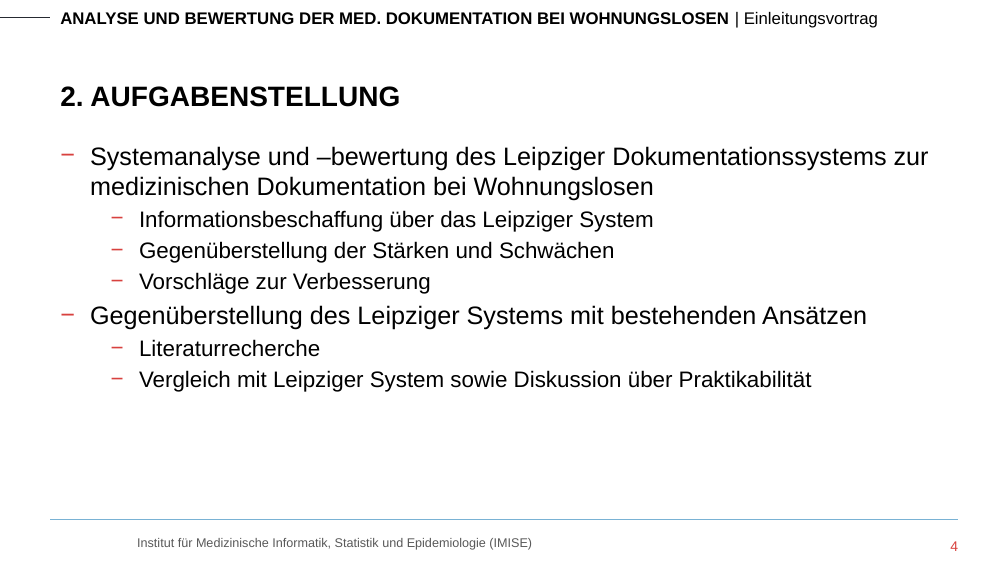
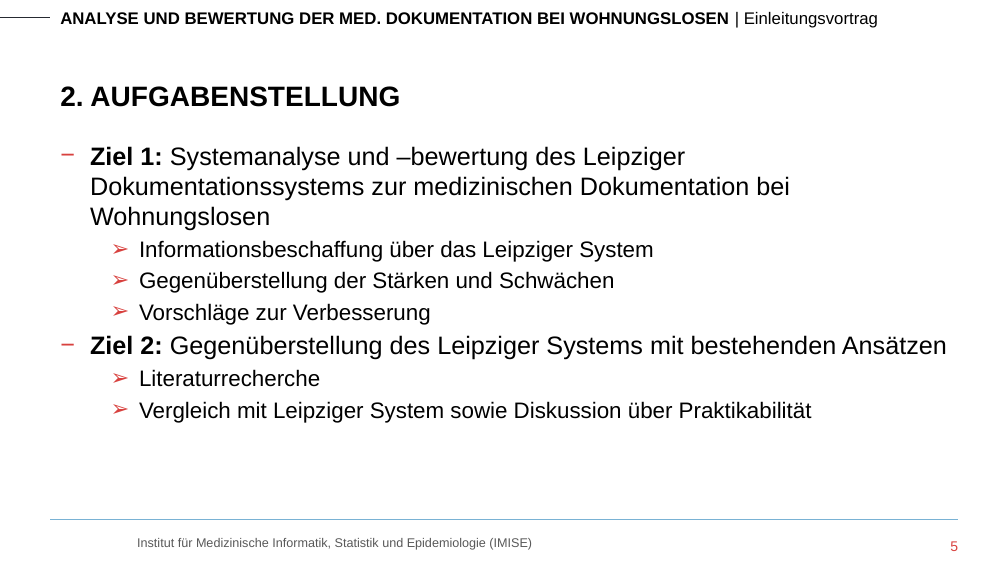
Before and after one commit to RoKuen/masterthesis, a slide deck: slide 5 of Presentations/1_presentation.pptx (slide 4 before the commit). Drawn at 1008x567 pixels with LibreOffice and Linux fonts; fonts in the diff are those of the drawing; background and template pictures are left out. Boxes give left, top, right and bottom in pixels: in the first picture for what was removed or moved away, otherwise in the second. Text is boxed around its words. In the diff, an @@ line names an element or a change of style, - is before the commit and + after.

```diff
--- a/Presentations/1_presentation.pptx
+++ b/Presentations/1_presentation.pptx
@@ text at (90, 146, 790, 231): text changed @@
-− Systemanalyse und –bewertung des Leipziger Dokumentationssystems zur medizinischen Dokumentation bei Wohnungslosen
+− Ziel 1: Systemanalyse und –bewertung des Leipziger Dokumentationssystems zur medizinischen Dokumentation bei Wohnungslosen
@@ text at (139, 240, 812, 423): bullet − to ➢ @@
@@ text at (90, 335, 947, 360): text changed @@
-− Gegenüberstellung des Leipziger Systems mit bestehenden Ansätzen
+− Ziel 2: Gegenüberstellung des Leipziger Systems mit bestehenden Ansätzen
@@ page number at (950, 541, 958, 551): text changed @@
-4
+5
```
Also in this commit, not shown: 6 other slides changed, 4 slides added.
